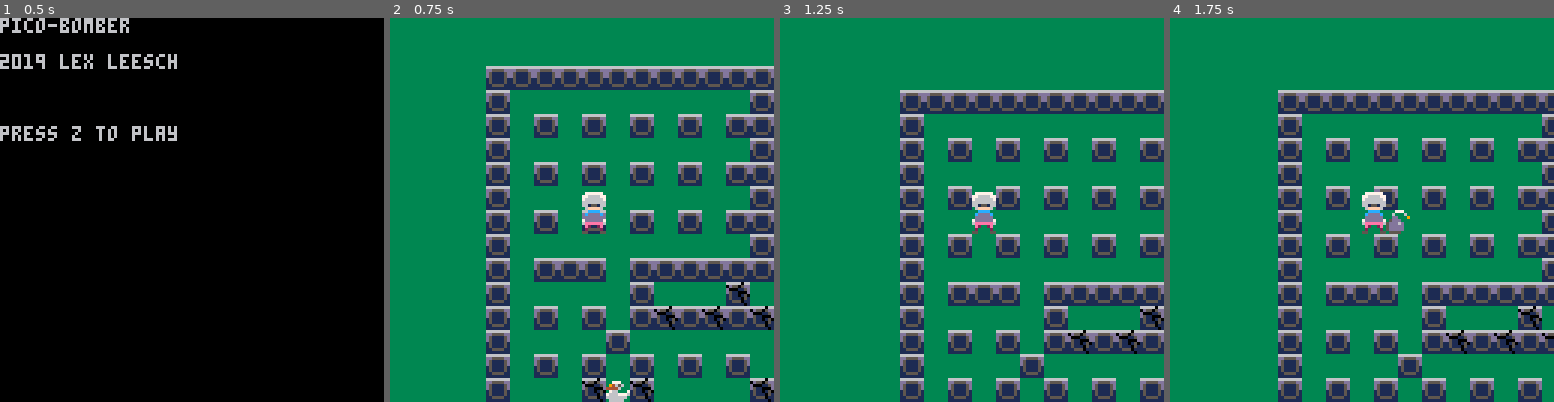
Above: before the commit, frames 1-4 (left to right).
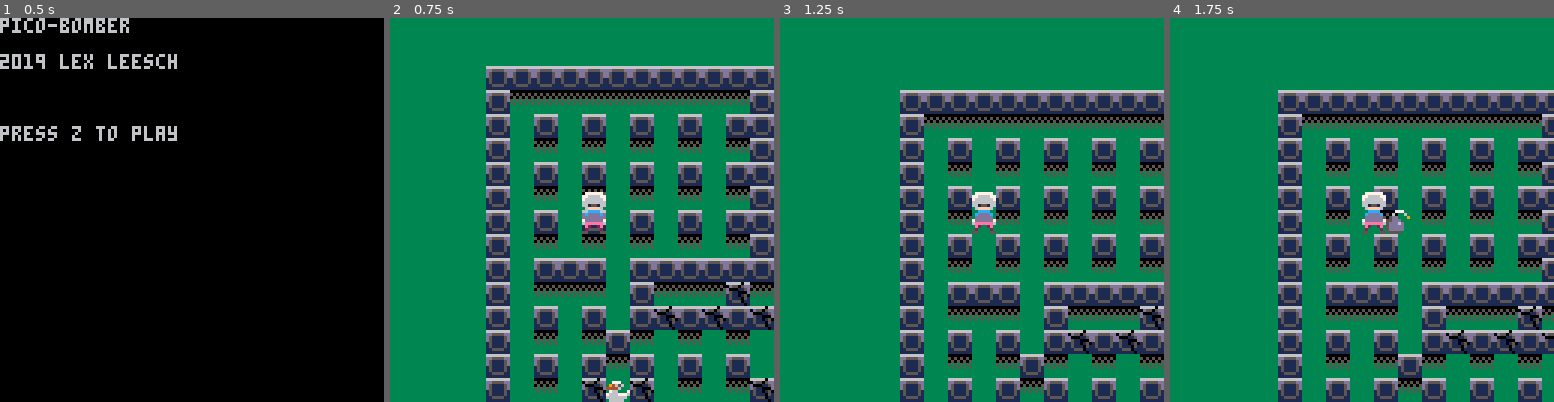
Above: after the commit, the same moments.

Repository: DigbyTheDog/PicoBomber
Game: PICO-8 cartridge game-1.p8
Same seed, same stepped clock (60 frames per second), same inputs: the game is played once before the commit and once after it.
Inputs:
- Up to frame 1 (0.5 s): no input
- Up to frame 2 (0.75 s): tap O (Z key) at 0.7 s
- Up to frame 3 (1.25 s): no input
- Up to frame 4 (1.75 s): hold Right from 1.6 s (still down); tap O (Z key) at 1.7 s

Frame 1 is identical in both runs. In frame 2, 7.9% of the frame differs, in the area x 31-100%, y 18-98%; in frame 3, 7.2%; in frame 4, 7.2%.

Commit message:
Update game-1.p8
removed redundant functions. added background tile function

Diff:
--- a/game-1.p8
+++ b/game-1.p8
@@ -152,7 +152,7 @@
 				make_wall(i*8,j*8,8,8,true)
 			end
 			if mget(i,j)==2 then
-				--make_shaded_floor(i*8,j*8)
+				make_background_tile(i*8,j*8,2)
 			end
 		end
 	end
@@ -270,21 +270,28 @@
 
 end
 
--- Currently Unused
-function for_each_game_object(name,callback)
-
-	local obj
-	for obj in all(game_objects) do
-		if obj.name==name then
-			callback(obj)
-		end
-	end
-
-end
+function make_background_tile(x,y,sprite_num)
+
+	local tile={
+		x=x,
+		y=y,
+		sprite_num=sprite_num,
+		draw=function(self)
+			palt(0, false)
+			spr(self.sprite_num,self.x,self.y)
+			palt(0, true)
+		end
+	}
+
+	add(background_tiles, tile)
+	return tile
+
+end
+
 
 function make_game_object(x,y,width,height,properties)
 
-	local obj = {
+	local obj={
 		x=x,
 		y=y,
 		width=width,
@@ -799,20 +806,6 @@
 
 end
 
-function make_timer_object(frames_to_count_down)
-
-	local timer_object = {
-
-		starting_time = global_timer
-
-
-
-	}
-
-	return timer_object
-
-end
-
 
 
 
@@ -943,40 +936,40 @@
 
 
 __map__
-0c0c0c0c0c0c0c0c0c0c0c0c0c0c0c0c0c0c0c0c0c0c0c0c0c0c0c0c0c0c0c0c0c0c0c0c0c0c0c0c0c0c0c0c0c0c0c0c0c0c0c0c0c0c0c0c0c0c0c0c0c0c0c0c0c0c0c0c0c0c0c0c0c0c0c0c0c0c0c0c0c0c0c0c0c0c0c0c0c0c0c0c0c0c0c0c0c0c0c0c0c0c0c0c0c0c0c0c0c0c0c0c0c0c0c0c0c0c0c0c0c0c0c0c0c0c0c0c
-0c0c0c0c0c0c0c0c0c0c0c0c0c0c0c0c0c0c0c0c0c0c0c0c0c0c0c0c0c0c0c0c0c0c0c0c0c0c0c0c0c0c0c0c0c0c0c0c0c0c0c0c0c0c0c0c0c0c0c0c0c0c0c0c0c0c0c0c0c0c0c0c0c0c0c0c0c0c0c0c0c0c0c0c0c0c0c0c0c0c0c0c0c0c0c0c0c0c0c0c0c0c0c0c0c0c0c0c0c0c0c0c0c0c0c0c0c0c0c0c0c0c0c0c0c0c0c0c
-0c0c0c0c0c0c0c0c0c0c0c0c0c0c0c0c0c0c0c0c0c0c0c0c0c0c0c0c0c0c0c0c0c0c0c0c0c0c0c0c0c0c0c0c0c0c0c0c0c0c0c0c0c0c0c0c0c0c0c0c0c0c0c0c0c0c0c0c0c0c0c0c0c0c0c0c0c0c0c0c0c0c0c0c0c0c0c0c0c0c0c0c0c0c0c0c0c0c0c0c0c0c0c0c0c0c0c0c0c0c0c0c0c0c0c0c0c0c0c0c0c0c0c0c0c0c0c0c
-0c0c0c0c0c0c0c0c0c0c0c0c0c0c0c0c0c0c0c0c0c0c0c0c0c0c0c0c0c0c0c0c0c0c0c0c0c0c0c0c0c0c0c0c0c0c0c0c0c0c0c0c0c0c0c0c0c0c0c0c0c0c0c0c0c0c0c0c0c0c0c0c0c0c0c0c0c0c0c0c0c0c0c0c0c0c0c0c0c0c0c0c0c0c0c0c0c0c0c0c0c0c0c0c0c0c0c0c0c0c0c0c0c0c0c0c0c0c0c0c0c0c0c0c0c0c0c0c
-0c0c0c0c0c0c0c0c0c0c0c0c0c0c0c0c0c0c0c0c0c0c0c0c0c0c0c0c0c0c0c0c0c0c0c0c0c0c0c0c0c0c0c0c0c0c0c0c0c0c0c0c0c0c0c0c0c0c0c0c0c0c0c0c0c0c0c0c0c0c0c0c0c0c0c0c0c0c0c0c0c0c0c0c0c0c0c0c0c0c0c0c0c0c0c0c0c0c0c0c0c0c0c0c0c0c0c0c0c0c0c0c0c0c0c0c0c0c0c0c0c0c0c0c0c0c0c0c
-0c0c0c0c0c0c0c0c0c0c0c0c0c0c0c0c0c0c0c0c0c0c0c0c0c0c0c0c0c0c0c0c0c0c0c0c0c0c0c0c0c0c0c0c0c0c0c0c0c0c0c0c0c0c0c0c0c0c0c0c0c0c0c0c0c0c0c0c0c0c0c0c0c0c0c0c0c0c0c0c0c0c0c0c0c0c0c0c0c0c0c0c0c0c0c0c0c0c0c0c0c0c0c0c0c0c0c0c0c0c0c0c0c0c0c0c0c0c0c0c0c0c0c0c0c0c0c0c
-0c0c0c0c0c0c0c0c0c0c0c0c0c0c0c0c0c0c0c0c0c0c0c0c0c0c0c0c0c0c0c0c0c0c0c0c0c0c0c0c0c0c0c0c0c0c0c0c0c0c0c0c0c0c0c0c0c0c0c0c0c0c0c0c0c0c0c0c0c0c0c0c0c0c0c0c0c0c0c0c0c0c0c0c0c0c0c0c0c0c0c0c0c0c0c0c0c0c0c0c0c0c0c0c0c0c0c0c0c0c0c0c0c0c0c0c0c0c0c0c0c0c0c0c0c0c0c0c
-0c0c0c0c0c0c0c0c0c0c0c0c0c0c0c0c0c0c0c0c0c0c0c0c0c0c0c0c0c0c0c0c0c0c0c0c0c0c0c0c0c0c0c0c0c0c0c0c0c0c0c0c0c0c0c0c0c0c0c0c0c0c0c0c0c0c0c0c0c0c0c0c0c0c0c0c0c0c0c0c0c0c0c0c0c0c0c0c0c0c0c0c0c0c0c0c0c0c0c0c0c0c0c0c0c0c0c0c0c0c0c0c0c0c0c0c0c0c0c0c0c0c0c0c0c0c0c0c
-0c0c0c0c0c0c0c0c0c0c0c0c0c0c0c0c0c0c0c0c0c0c0c0c0c0c0c0c0c0c0c0c0c0c0c0c0c0c0c0c0c0c0c0c0c0c0c0c0c0c0c0c0c0c0c0c0c0c0c0c0c0c0c0c0c0c0c0c0c0c0c0c0c0c0c0c0c0c0c0c0c0c0c0c0c0c0c0c0c0c0c0c0c0c0c0c0c0c0c0c0c0c0c0c0c0c0c0c0c0c0c0c0c0c0c0c0c0c0c0c0c0c0c0c0c0c0c0c
-0c0c0c0c0c0c0c0c0c0c0c0c0c0c0c0c0c0c0c0c0c0c0c0c0c0c0c0c0c0c0c0c0c0c0c0c0c0c0c0c0c0c0c0c0c0c0c0c0c0c0c0c0c0c0c0c0c0c0c0c0c0c0c0c0c0c0c0c0c0c0c0c0c0c0c0c0c0c0c0c0c0c0c0c0c0c0c0c0c0c0c0c0c0c0c0c0c0c0c0c0c0c0c0c0c0c0c0c0c0c0c0c0c0c0c0c0c0c0c0c0c0c0c0c0c0c0c0c
-0c0c0c0c0c0c0c0c0c0c0c0c010101010101010101010101010101010101010101010101010c0c0c0c0c0c0c0c0c0c0c0c0c0c0c0c0c0c0c0c0c0c0c0c0c0c0c0c0c0c0c0c0c0c0c0c0c0c0c0c0c0c0c0c0c0c0c0c0c0c0c0c0c0c0c0c0c0c0c0c0c0c0c0c0c0c0c0c0c0c0c0c0c0c0c0c0c0c0c0c0c0c0c0c0c0c0c0c0c0c0c
-0c0c0c0c0c0c0c0c0c0c0c0c010202020202020202020201020211020202020202020202010c0c0c0c0c0c0c0c0c0c0c0c0c0c0c0c0c0c0c0c0c0c0c0c0c0c0c0c0c0c0c0c0c0c0c0c0c0c0c0c0c0c0c0c0c0c0c0c0c0c0c0c0c0c0c0c0c0c0c0c0c0c0c0c0c0c0c0c0c0c0c0c0c0c0c0c0c0c0c0c0c0c0c0c0c0c0c0c0c0c0c
-0c0c0c0c0c0c0c0c0c0c0c0c010001000100010001000101010001000100010001000100010c0c0c0c0c0c0c0c0c0c0c0c0c0c0c0c0c0c0c0c0c0c0c0c0c0c0c0c0c0c0c0c0c0c0c0c0c0c0c0c0c0c0c0c0c0c0c0c0c0c0c0c0c0c0c0c0c0c0c0c0c0c0c0c0c0c0c0c0c0c0c0c0c0c0c0c0c0c0c0c0c0c0c0c0c0c0c0c0c0c0c
-0c0c0c0c0c0c0c0c0c0c0c0c010002000200020002000201020011000200020002000200010c0c0c0c0c0c0c0c0c0c0c0c0c0c0c0c0c0c0c0c0c0c0c0c0c0c0c0c0c0c0c0c0c0c0c0c0c0c0c0c0c0c0c0c0c0c0c0c0c0c0c0c0c0c0c0c0c0c0c0c0c0c0c0c0c0c0c0c0c0c0c0c0c0c0c0c0c0c0c0c0c0c0c0c0c0c0c0c0c0c0c
-0c0c0c0c0c0c0c0c0c0c0c0c010001000100010001000101010001000100010001000100010c0c0c0c0c0c0c0c0c0c0c0c0c0c0c0c0c0c0c0c0c0c0c0c0c0c0c0c0c0c0c0c0c0c0c0c0c0c0c0c0c0c0c0c0c0c0c0c0c0c0c0c0c0c0c0c0c0c0c0c0c0c0c0c0c0c0c0c0c0c0c0c0c0c0c0c0c0c0c0c0c0c0c0c0c0c0c0c0c0c0c
-0c0c0c0c0c0c0c0c0c0c0c0c010002000200020002000201022511000200020002000200010c0c0c0c0c0c0c0c0c0c0c0c0c0c0c0c0c0c0c0c0c0c0c0c0c0c0c0c0c0c0c0c0c0c0c0c0c0c0c0c0c0c0c0c0c0c0c0c0c0c0c0c0c0c0c0c0c0c0c0c0c0c0c0c0c0c0c0c0c0c0c0c0c0c0c0c0c0c0c0c0c0c0c0c0c0c0c0c0c0c0c
-0c0c0c0c0c0c0c0c0c0c0c0c010001000100010001000101010001000111011101000100010c0c0c0c0c0c0c0c0c0c0c0c0c0c0c0c0c0c0c0c0c0c0c0c0c0c0c0c0c0c0c0c0c0c0c0c0c0c0c0c0c0c0c0c0c0c0c0c0c0c0c0c0c0c0c0c0c0c0c0c0c0c0c0c0c0c0c0c0c0c0c0c0c0c0c0c0c0c0c0c0c0c0c0c0c0c0c0c0c0c0c
-0c0c0c0c0c0c0c0c0c0c0c0c0100020002000200022b0201110011000200022502000200010c0c0c0c0c0c0c0c0c0c0c0c0c0c0c0c0c0c0c0c0c0c0c0c0c0c0c0c0c0c0c0c0c0c0c0c0c0c0c0c0c0c0c0c0c0c0c0c0c0c0c0c0c0c0c0c0c0c0c0c0c0c0c0c0c0c0c0c0c0c0c0c0c0c0c0c0c0c0c0c0c0c0c0c0c0c0c0c0c0c0c
-0c0c0c0c0c0c0c0c0c0c0c0c010001010100010101010101010001000100010001000100010c0c0c0c0c0c0c0c0c0c0c0c0c0c0c0c0c0c0c0c0c0c0c0c0c0c0c0c0c0c0c0c0c0c0c0c0c0c0c0c0c0c0c0c0c0c0c0c0c0c0c0c0c0c0c0c0c0c0c0c0c0c0c0c0c0c0c0c0c0c0c0c0c0c0c0c0c0c0c0c0c0c0c0c0c0c0c0c0c0c0c
-0c0c0c0c0c0c0c0c0c0c0c0c010002020200010202021102020302001100020002000226010c0c0c0c0c0c0c0c0c0c0c0c0c0c0c0c0c0c0c0c0c0c0c0c0c0c0c0c0c0c0c0c0c0c0c0c0c0c0c0c0c0c0c0c0c0c0c0c0c0c0c0c0c0c0c0c0c0c0c0c0c0c0c0c0c0c0c0c0c0c0c0c0c0c0c0c0c0c0c0c0c0c0c0c0c0c0c0c0c0c0c
-0c0c0c0c0c0c0c0c0c0c0c0c010001000100011101110111011101000100010001000101010c0c0c0c0c0c0c0c0c0c0c0c0c0c0c0c0c0c0c0c0c0c0c0c0c0c0c0c0c0c0c0c0c0c0c0c0c0c0c0c0c0c0c0c0c0c0c0c0c0c0c0c0c0c0c0c0c0c0c0c0c0c0c0c0c0c0c0c0c0c0c0c0c0c0c0c0c0c0c0c0c0c0c0c0c0c0c0c0c0c0c
-0c0c0c0c0c0c0c0c0c0c0c0c010002000201022402240224022a02000200020002000202010c0c0c0c0c0c0c0c0c0c0c0c0c0c0c0c0c0c0c0c0c0c0c0c0c0c0c0c0c0c0c0c0c0c0c0c0c0c0c0c0c0c0c0c0c0c0c0c0c0c0c0c0c0c0c0c0c0c0c0c0c0c0c0c0c0c0c0c0c0c0c0c0c0c0c0c0c0c0c0c0c0c0c0c0c0c0c0c0c0c0c
-0c0c0c0c0c0c0c0c0c0c0c0c010001000102010001000100010001000111011101000100010c0c0c0c0c0c0c0c0c0c0c0c0c0c0c0c0c0c0c0c0c0c0c0c0c0c0c0c0c0c0c0c0c0c0c0c0c0c0c0c0c0c0c0c0c0c0c0c0c0c0c0c0c0c0c0c0c0c0c0c0c0c0c0c0c0c0c0c0c0c0c0c0c0c0c0c0c0c0c0c0c0c0c0c0c0c0c0c0c0c0c
-0c0c0c0c0c0c0c0c0c0c0c0c010002001103112b0200021102110203022a022a02000200010c0c0c0c0c0c0c0c0c0c0c0c0c0c0c0c0c0c0c0c0c0c0c0c0c0c0c0c0c0c0c0c0c0c0c0c0c0c0c0c0c0c0c0c0c0c0c0c0c0c0c0c0c0c0c0c0c0c0c0c0c0c0c0c0c0c0c0c0c0c0c0c0c0c0c0c0c0c0c0c0c0c0c0c0c0c0c0c0c0c0c
-0c0c0c0c0c0c0c0c0c0c0c0c010001000100010001000100012401000100010001000111010c0c0c0c0c0c0c0c0c0c0c0c0c0c0c0c0c0c0c0c0c0c0c0c0c0c0c0c0c0c0c0c0c0c0c0c0c0c0c0c0c0c0c0c0c0c0c0c0c0c0c0c0c0c0c0c0c0c0c0c0c0c0c0c0c0c0c0c0c0c0c0c0c0c0c0c0c0c0c0c0c0c0c0c0c0c0c0c0c0c0c
-0c0c0c0c0c0c0c0c0c0c0c0c010002000201020002001100022502000200020002001103010c0c0c0c0c0c0c0c0c0c0c0c0c0c0c0c0c0c0c0c0c0c0c0c0c0c0c0c0c0c0c0c0c0c0c0c0c0c0c0c0c0c0c0c0c0c0c0c0c0c0c0c0c0c0c0c0c0c0c0c0c0c0c0c0c0c0c0c0c0c0c0c0c0c0c0c0c0c0c0c0c0c0c0c0c0c0c0c0c0c0c
-0c0c0c0c0c0c0c0c0c0c0c0c010101010101010101010101010101010101010101010101010c0c0c0c0c0c0c0c0c0c0c0c0c0c0c0c0c0c0c0c0c0c0c0c0c0c0c0c0c0c0c0c0c0c0c0c0c0c0c0c0c0c0c0c0c0c0c0c0c0c0c0c0c0c0c0c0c0c0c0c0c0c0c0c0c0c0c0c0c0c0c0c0c0c0c0c0c0c0c0c0c0c0c0c0c0c0c0c0c0c0c
-0c0c0c0c0c0c0c0c0c0c0c0c0c0c0c0c0c0c0c0c0c0c0c0c0c0c0c0c0c0c0c0c0c0c0c0c0c0c0c0c0c0c0c0c0c0c0c0c0c0c0c0c0c0c0c0c0c0c0c0c0c0c0c0c0c0c0c0c0c0c0c0c0c0c0c0c0c0c0c0c0c0c0c0c0c0c0c0c0c0c0c0c0c0c0c0c0c0c0c0c0c0c0c0c0c0c0c0c0c0c0c0c0c0c0c0c0c0c0c0c0c0c0c0c0c0c0c0c
-0c0c0c0c0c0c0c0c0c0c0c0c0c0c0c0c0c0c0c0c0c0c0c0c0c0c0c0c0c0c0c0c0c0c0c0c0c0c0c0c0c0c0c0c0c0c0c0c0c0c0c0c0c0c0c0c0c0c0c0c0c0c0c0c0c0c0c0c0c0c0c0c0c0c0c0c0c0c0c0c0c0c0c0c0c0c0c0c0c0c0c0c0c0c0c0c0c0c0c0c0c0c0c0c0c0c0c0c0c0c0c0c0c0c0c0c0c0c0c0c0c0c0c0c0c0c0c0c
-0c0c0c0c0c0c0c0c0c0c0c0c0c0c0c0c0c0c0c0c0c0c0c0c0c0c0c0c0c0c0c0c0c0c0c0c0c0c0c0c0c0c0c0c0c0c0c0c0c0c0c0c0c0c0c0c0c0c0c0c0c0c0c0c0c0c0c0c0c0c0c0c0c0c0c0c0c0c0c0c0c0c0c0c0c0c0c0c0c0c0c0c0c0c0c0c0c0c0c0c0c0c0c0c0c0c0c0c0c0c0c0c0c0c0c0c0c0c0c0c0c0c0c0c0c0c0c0c
-0c0c0c0c0c0c0c0c0c0c0c0c0c0c0c0c0c0c0c0c0c0c0c0c0c0c0c0c0c0c0c0c0c0c0c0c0c0c0c0c0c0c0c0c0c0c0c0c0c0c0c0c0c0c0c0c0c0c0c0c0c0c0c0c0c0c0c0c0c0c0c0c0c0c0c0c0c0c0c0c0c0c0c0c0c0c0c0c0c0c0c0c0c0c0c0c0c0c0c0c0c0c0c0c0c0c0c0c0c0c0c0c0c0c0c0c0c0c0c0c0c0c0c0c0c0c0c0c
-0c0c0c0c0c0c0c0c0c0c0c0c0c0c0c0c0c0c0c0c0c0c0c0c0c0c0c0c0c0c0c0c0c0c0c0c0c0c0c0c0c0c0c0c0c0c0c0c0c0c0c0c0c0c0c0c0c0c0c0c0c0c0c0c0c0c0c0c0c0c0c0c0c0c0c0c0c0c0c0c0c0c0c0c0c0c0c0c0c0c0c0c0c0c0c0c0c0c0c0c0c0c0c0c0c0c0c0c0c0c0c0c0c0c0c0c0c0c0c0c0c0c0c0c0c0c0c0c
-…(5 lines of a section not shown)…
+3434343434343434343434343434343434343434343434343434343434343434343434343434343434343434343434343434343434343434343434343434343434343434343434343434343434343434343434343434343434343434343434343434343434343434343434343434343434343434343434343434343434343434
+3434343434343434343434343434343434343434343434343434343434343434343434343434343434343434343434343434343434343434343434343434343434343434343434343434343434343434343434343434343434343434343434343434343434343434343434343434343434343434343434343434343434343434
+3434343434343434343434343434343434343434343434343434343434343434343434343434343434343434343434343434343434343434343434343434343434343434343434343434343434343434343434343434343434343434343434343434343434343434343434343434343434343434343434343434343434343434
+3434343434343434343434343434343434343434343434343434343434343434343434343434343434343434343434343434343434343434343434343434343434343434343434343434343434343434343434343434343434343434343434343434343434343434343434343434343434343434343434343434343434343434
+3434343434343434343434343434343434343434343434343434343434343434343434343434343434343434343434343434343434343434343434343434343434343434343434343434343434343434343434343434343434343434343434343434343434343434343434343434343434343434343434343434343434343434
+3434343434343434343434343434343434343434343434343434343434343434343434343434343434343434343434343434343434343434343434343434343434343434343434343434343434343434343434343434343434343434343434343434343434343434343434343434343434343434343434343434343434343434
+3434343434343434343434343434343434343434343434343434343434343434343434343434343434343434343434343434343434343434343434343434343434343434343434343434343434343434343434343434343434343434343434343434343434343434343434343434343434343434343434343434343434343434
+3434343434343434343434343434343434343434343434343434343434343434343434343434343434343434343434343434343434343434343434343434343434343434343434343434343434343434343434343434343434343434343434343434343434343434343434343434343434343434343434343434343434343434
+3434343434343434343434343434343434343434343434343434343434343434343434343434343434343434343434343434343434343434343434343434343434343434343434343434343434343434343434343434343434343434343434343434343434343434343434343434343434343434343434343434343434343434
+3434343434343434343434343434343434343434343434343434343434343434343434343434343434343434343434343434343434343434343434343434343434343434343434343434343434343434343434343434343434343434343434343434343434343434343434343434343434343434343434343434343434343434
+3434343434343434343434340101010101010101010101010101010101010101010101010134343434343434343434343434343434343434343434343434343434343434343434343434343434343434343434343434343434343434343434343434343434343434343434343434343434343434343434343434343434343434
+3434343434343434343434340102020202020202020202010202110202020202020202020134343434343434343434343434343434343434343434343434343434343434343434343434343434343434343434343434343434343434343434343434343434343434343434343434343434343434343434343434343434343434
+3434343434343434343434340100010001000100010001010100010001000100010001000134343434343434343434343434343434343434343434343434343434343434343434343434343434343434343434343434343434343434343434343434343434343434343434343434343434343434343434343434343434343434
+3434343434343434343434340100020002000200020002010200110002000200020002000134343434343434343434343434343434343434343434343434343434343434343434343434343434343434343434343434343434343434343434343434343434343434343434343434343434343434343434343434343434343434
+3434343434343434343434340100010001000100010001010100010001000100010001000134343434343434343434343434343434343434343434343434343434343434343434343434343434343434343434343434343434343434343434343434343434343434343434343434343434343434343434343434343434343434
+3434343434343434343434340100020002000200020002010225110002000200020002000134343434343434343434343434343434343434343434343434343434343434343434343434343434343434343434343434343434343434343434343434343434343434343434343434343434343434343434343434343434343434
+3434343434343434343434340100010001000100010001010100010001110111010001000134343434343434343434343434343434343434343434343434343434343434343434343434343434343434343434343434343434343434343434343434343434343434343434343434343434343434343434343434343434343434
+3434343434343434343434340100020002000200022b02011100110002000225020002000134343434343434343434343434343434343434343434343434343434343434343434343434343434343434343434343434343434343434343434343434343434343434343434343434343434343434343434343434343434343434
+3434343434343434343434340100010101000101010101010100010001000100010001000134343434343434343434343434343434343434343434343434343434343434343434343434343434343434343434343434343434343434343434343434343434343434343434343434343434343434343434343434343434343434
+3434343434343434343434340100020202000102020211020203020011000200020002260134343434343434343434343434343434343434343434343434343434343434343434343434343434343434343434343434343434343434343434343434343434343434343434343434343434343434343434343434343434343434
+3434343434343434343434340100010001000111011101110111010001000100010001010134343434343434343434343434343434343434343434343434343434343434343434343434343434343434343434343434343434343434343434343434343434343434343434343434343434343434343434343434343434343434
+343434343434343434343434010002000201022402240224022a020002000200020002020134343434343434343434343434343434343434343434343434343434343434343434343434343434343434343434343434343434343434343434343434343434343434343434343434343434343434343434343434343434343434
+3434343434343434343434340100010001020100010001000100010001110111010001000134343434343434343434343434343434343434343434343434343434343434343434343434343434343434343434343434343434343434343434343434343434343434343434343434343434343434343434343434343434343434
+343434343434343434343434010002001103112b0200021102110203022a022a020002000134343434343434343434343434343434343434343434343434343434343434343434343434343434343434343434343434343434343434343434343434343434343434343434343434343434343434343434343434343434343434
+3434343434343434343434340100010001000100010001000124010001000100010001110134343434343434343434343434343434343434343434343434343434343434343434343434343434343434343434343434343434343434343434343434343434343434343434343434343434343434343434343434343434343434
+3434343434343434343434340100020002010200020011000225020002000200020011030134343434343434343434343434343434343434343434343434343434343434343434343434343434343434343434343434343434343434343434343434343434343434343434343434343434343434343434343434343434343434
+3434343434343434343434340101010101010101010101010101010101010101010101010134343434343434343434343434343434343434343434343434343434343434343434343434343434343434343434343434343434343434343434343434343434343434343434343434343434343434343434343434343434343434
+3434343434343434343434343434343434343434343434343434343434343434343434343434343434343434343434343434343434343434343434343434343434343434343434343434343434343434343434343434343434343434343434343434343434343434343434343434343434343434343434343434343434343434
+3434343434343434343434343434343434343434343434343434343434343434343434343434343434343434343434343434343434343434343434343434343434343434343434343434343434343434343434343434343434343434343434343434343434343434343434343434343434343434343434343434343434343434
+3434343434343434343434343434343434343434343434343434343434343434343434343434343434343434343434343434343434343434343434343434343434343434343434343434343434343434343434343434343434343434343434343434343434343434343434343434343434343434343434343434343434343434
+3434343434343434343434343434343434343434343434343434343434343434343434343434343434343434343434343434343434343434343434343434343434343434343434343434343434343434343434343434343434343434343434343434343434343434343434343434343434343434343434343434343434343434
+3434343434343434343434343434343434343434343434343434343434343434343434343434343434343434343434343434343434343434343434343434343434343434343434343434343434343434343434343434343434343434343434343434343434343434343434343434343434343434343434343434343434343434
+…(5 lines of a section not shown)…
Not shown, changed: 64 lines of the sprite sheet (__gfx__) section of game-1.p8
